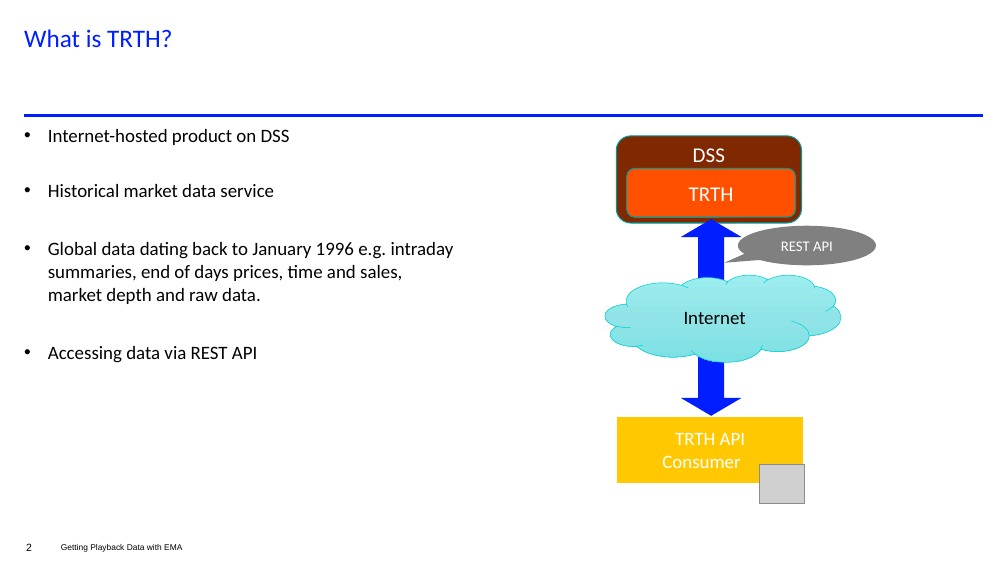
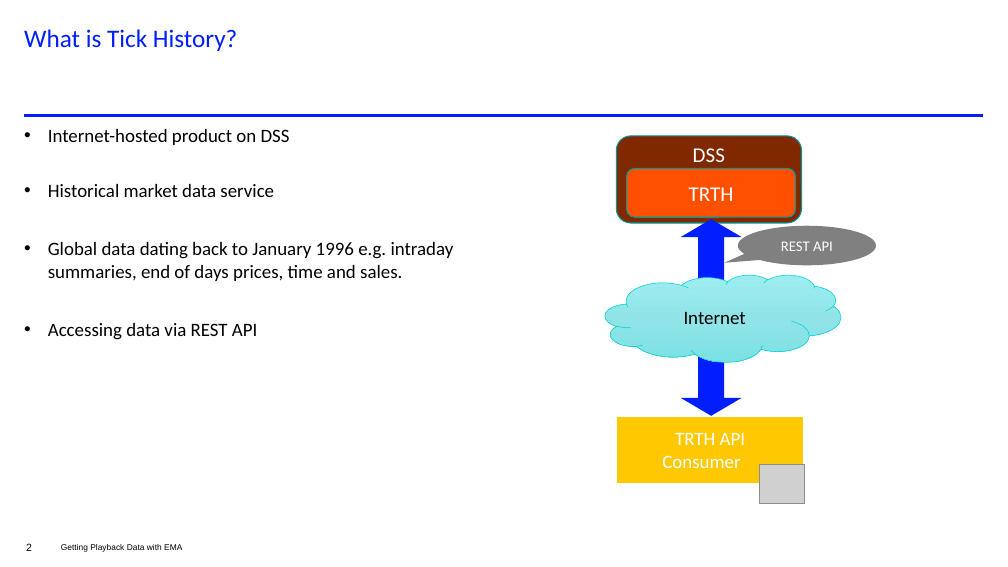
Before and after one commit to LSEG-API-Samples/Article.RTH.Python.RTHOnJupyterNotebookQuickStart, a slide deck: slide 2 of TRTH_on_Jupyter_Notebook_QuickStart.pptx. Drawn at 1008x567 pixels with LibreOffice and Linux fonts; fonts in the diff are those of the drawing; grey boxes stand for pictures; background and template pictures are left out. Boxes give left, top, right and bottom in pixels: in the first picture for what was removed or moved away, otherwise in the second. Text is boxed around its words. In the diff, an @@ line names an element or a change of style, - is before the commit and + after.

```diff
--- a/TRTH_on_Jupyter_Notebook_QuickStart.pptx
+++ b/TRTH_on_Jupyter_Notebook_QuickStart.pptx
@@ title at [24, 29, 237, 51]: text changed @@
-What is TRTH?
+What is Tick History?
@@ text at [48, 242, 454, 281]: text changed @@
-• Global data dating back to January 1996 e.g. intraday summaries, end of days prices, time and sales, market depth and raw data.
+• Global data dating back to January 1996 e.g. intraday summaries, end of days prices, time and sales.
```
Also in this commit, not shown: 1 other slide changed, 1 other file.
